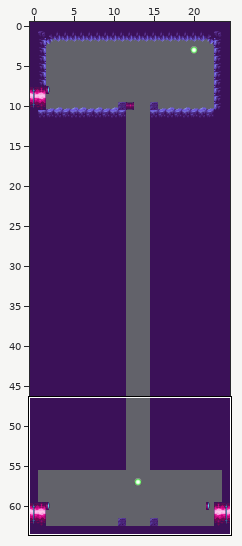
Level history. Tiled map: src/maps/mapTest6.tmx. The first picture is a wide view before the edit; the outline marks the close-up.
Close-up. First the earlier version:
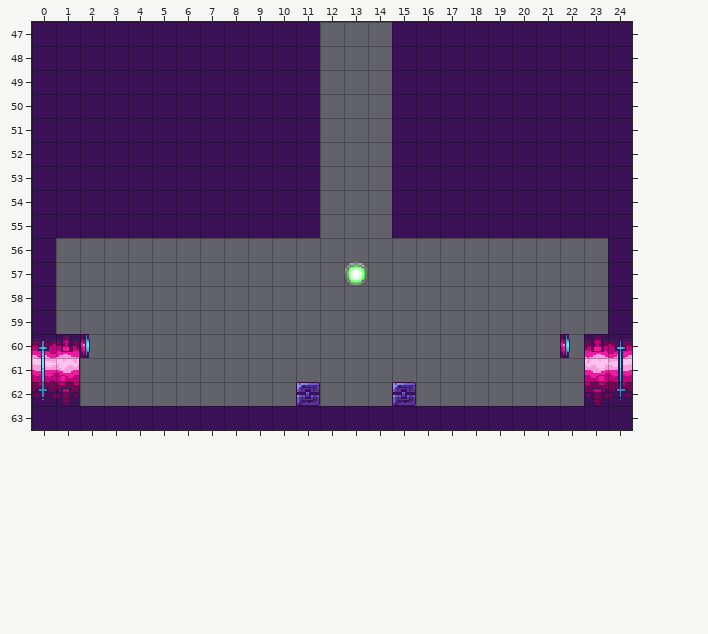
Cells are 16x16 px. Shown: x 0..24, y 47..63. The commit also changed other parts of the map, which this record leaves out.
The result:
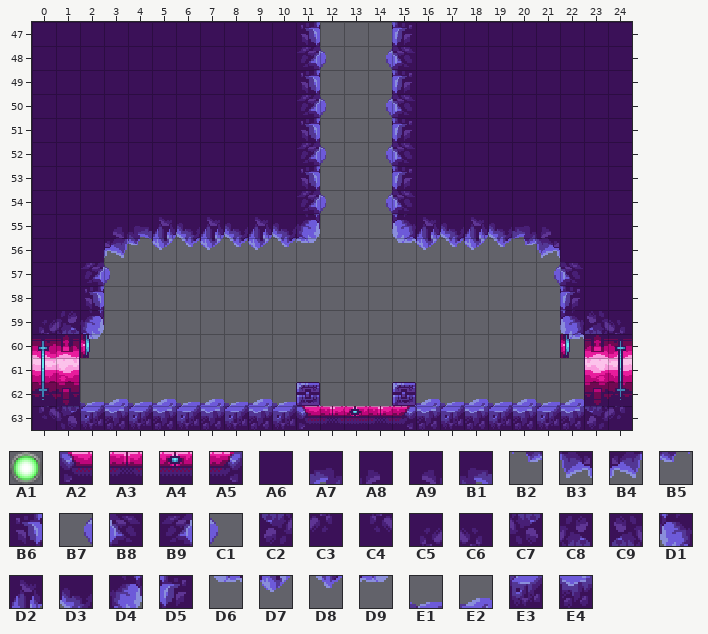
Key: from "tileground": A1 0, A2 66, A3 67, A4 68, A5 70, A6 126, A7 208, A8 209, A9 211, B1 212, B2 272, B3 273, B4 275, B5 276, B6 510, B7 524, B8 525, B9 528, C1 529, C2 647, C3 648, C4 650, C5 650 flipped up-down, C6 650 turned 180, C7 651, C8 651 flipped up-down, C9 651 turned 180, D1 653, D2 654, D3 655, D4 656, D5 702, D6 717, D7 718, D8 719, D9 720, E1 754, E2 757, E3 946, E4 949.
__ is an empty cell.
Objects are placed by their top-left corner, in cells (3,4 is the top-left corner of cell 3,4); size is 1x1 cell unless given.
The exact change:
Layer "collideGround":
The author changed tile A6 to tile A2 in row 63 at x 11.
The author changed tile A6 to tile A3 in row 63 at x 12 and 14.
The author changed tile A6 to tile A4 in row 63 at x 13.
The author changed tile A6 to tile A5 in row 63 at x 15.
Tile A6 now appears in row 56 at x 1 to 2 and 22 to 23; in rows 57 to 58 at x 1 and 23.
The author changed tile A6 to tile A7 in row 55 at x 20.
The author changed tile A6 to tile A8 in row 55 at x 21.
The author changed tile A6 to tile A9 in row 55 at x 3.
The author changed tile A6 to tile B1 in row 55 at x 4.
Tile B2 now appears in row 56 at x 20.
Tile B3 now appears in row 56 at x 21.
Tile B4 now appears in row 56 at x 3.
Tile B5 now appears in row 56 at x 4.
The author changed tile A6 to tile B6 in row 47 at x 11; in row 49 at x 11; in row 51 at x 11; in row 53 at x 11.
Tile B6 now appears in row 58 at x 2.
Tile B7 now appears in row 48 at x 14; in row 50 at x 14; in row 52 at x 14; in row 54 at x 14; in row 57 at x 21.
The author changed tile A6 to tile B8 in row 48 at x 15; in row 50 at x 15; in row 52 at x 15; in row 54 at x 15.
Tile B8 now appears in row 57 at x 22.
The author changed tile A6 to tile B9 in row 48 at x 11; in row 50 at x 11; in row 52 at x 11; in row 54 at x 11.
Tile B9 now appears in row 57 at x 2.
Tile C1 now appears in row 48 at x 12; in row 50 at x 12; in row 52 at x 12; in row 54 at x 12; in row 57 at x 3.
The author changed tile A6 to tile C2 in row 63 at x 23.
The author changed tile A6 to tile C3 in row 63 at x 24.
The author changed tile A6 to tile C4 in row 63 at x 0.
The author changed tile A6 to tile C5 in row 59 at x 0.
The author changed tile A6 to tile C6 in row 59 at x 24.
The author changed tile A6 to tile C7 in row 63 at x 1.
Tile C8 now appears in row 59 at x 1.
Tile C9 now appears in row 59 at x 23.
The author changed tile A6 to tile D1 in row 55 at x 15.
Tile D1 now appears in row 59 at x 22.
The author changed tile A6 to tile D2 in row 55 at x 5, 7, 9, 16 and 18.
The author changed tile A6 to tile D3 in row 55 at x 6, 8, 10, 17 and 19.
The author changed tile A6 to tile D4 in row 55 at x 11.
Tile D4 now appears in row 59 at x 2.
The author changed tile A6 to tile D5 in row 47 at x 15; in row 49 at x 15; in row 51 at x 15; in row 53 at x 15.
Tile D5 now appears in row 58 at x 22.
Tile D6 now appears in row 56 at x 15; in row 60 at x 22.
Tile D7 now appears in row 56 at x 5, 7, 9, 16 and 18.
Tile D8 now appears in row 56 at x 6, 8, 10, 17 and 19.
Tile D9 now appears in row 56 at x 11; in row 60 at x 2.
Tile E1 now appears in row 62 at x 2, 4, 6, 8, 10, 17, 19 and 21.
Tile E2 now appears in row 62 at x 3, 5, 7, 9, 16, 18, 20 and 22.
The author changed tile A6 to tile E3 in row 63 at x 2, 4, 6, 8, 10, 17, 19 and 21.
The author changed tile A6 to tile E4 in row 63 at x 3, 5, 7, 9, 16, 18, 20 and 22.
Layer "lights":
Object A1 "ambient" at 13,57 is removed.
Changed places in both close-ups, as pixel boxes (x1, y1, x2, y2):
changed: (39, 22, 326, 339)
changed: (386, 22, 625, 339)
removed: (344, 262, 368, 286)
changed: (39, 399, 625, 430)
